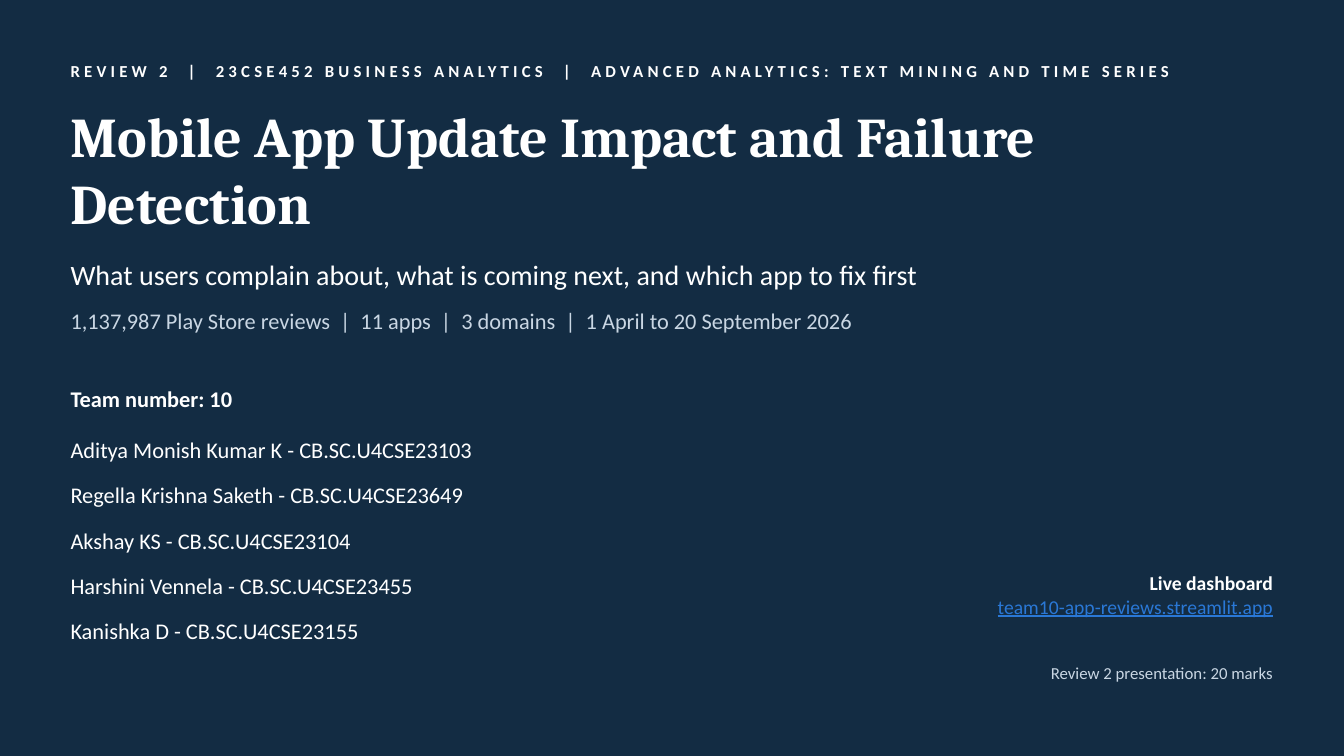
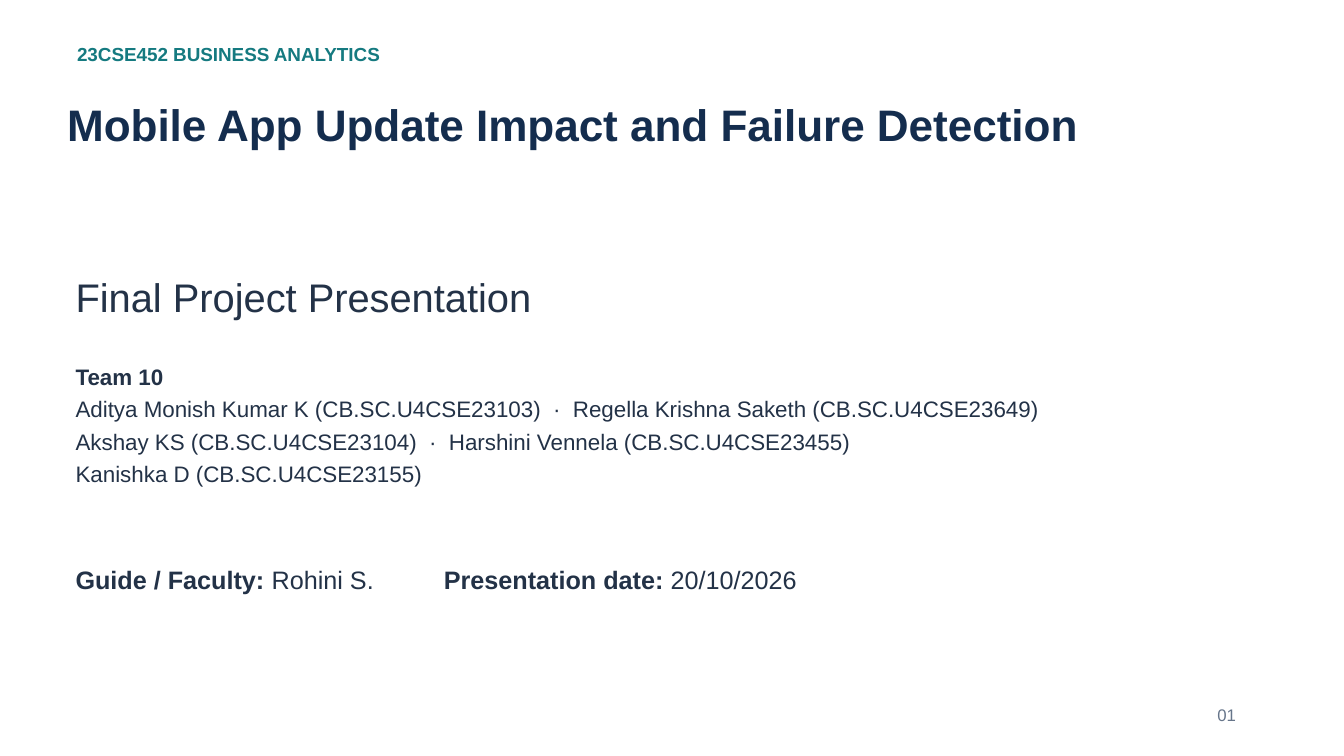
Before and after one commit to Adithya-Monish-Kumar-K/ba-capstone-app-reviews, a slide deck: slide 1 of docs/Review_2_Presentation.pptx. Drawn at 1344x756 pixels with LibreOffice and Linux fonts; fonts in the diff are those of the drawing. Boxes give left, top, right and bottom in pixels: in the first picture for what was removed or moved away, otherwise in the second. Text is boxed around its words. In the diff, an @@ line names an element or a change of style, - is before the commit and + after.

Commit message:
docs(review2): rebuild the presentation on the Final Project Presentation template

```diff
--- a/docs/Review_2_Presentation.pptx
+++ b/docs/Review_2_Presentation.pptx
@@ background #132C43 to #FFFFFF @@
@@ text at [77, 47, 380, 62]: text changed; size 12 to 13.5 pt; font Calibri to Arial; text colour #FFFFFF to #157A80 @@
-REVIEW 2 | 23CSE452 BUSINESS ANALYTICS | ADVANCED ANALYTICS: TEXT MINING AND TIME SERIES
+23CSE452 BUSINESS ANALYTICS
@@ text "Mobile App Update Impact and ..." at [67, 109, 1077, 150]: size 40 to 31.5 pt, font Cambria to Arial, text colour #FFFFFF to #142D4E; vertical alignment middle to top @@
@@ text at [76, 283, 531, 320]: text changed; size 20 to 28.5 pt; font Calibri to Arial; text colour #FFFFFF to #233247 @@
-What users complain about, what is coming next, and which app to fix first
+Final Project Presentation
@@ vertical alignment middle to top in 4 elements at [76, 283, 531, 320], [77, 47, 380, 62], [76, 570, 797, 595], [76, 369, 1038, 487] @@
@@ text at [76, 369, 1038, 487]: text changed; font Calibri to Arial; text colour #C9D6E3 to #233247 @@
-1,137,987 Play Store reviews | 11 apps | 3 domains | 1 April to 20 September 2026
+Team 10
+Aditya Monish Kumar K (CB.SC.U4CSE23103) · Regella Krishna Saketh (CB.SC.U4CSE23649)
+Akshay KS (CB.SC.U4CSE23104) · Harshini Vennela (CB.SC.U4CSE23455)
+Kanishka D (CB.SC.U4CSE23155)
@@ text removed at [71, 442, 472, 462] @@
-Aditya Monish Kumar K - CB.SC.U4CSE23103
@@ text removed at [71, 487, 463, 507] @@
-Regella Krishna Saketh - CB.SC.U4CSE23649
@@ text removed at [71, 533, 351, 553] @@
-Akshay KS - CB.SC.U4CSE23104
@@ text removed at [71, 578, 413, 594] @@
-Harshini Vennela - CB.SC.U4CSE23455
@@ text at [76, 570, 797, 595]: text changed; size 16 to 18 pt; font Calibri to Arial; text colour #FFFFFF to #233247 @@
-Team number: 10
+Guide / Faculty: Rohini S. Presentation date: 20/10/2026
@@ text removed at [998, 576, 1273, 617] @@
-Live dashboard
-team10-app-reviews.streamlit.app
@@ text removed at [71, 623, 359, 639] @@
-Kanishka D - CB.SC.U4CSE23155
@@ text removed at [1051, 667, 1272, 682] @@
-Review 2 presentation: 20 marks
@@ text added at [1217, 709, 1236, 721], 12 pt, text #66758A @@
+01
```
Also in this commit, not shown: 3 other slides changed, 17 slides added, 18 slides removed, 1 other file.
